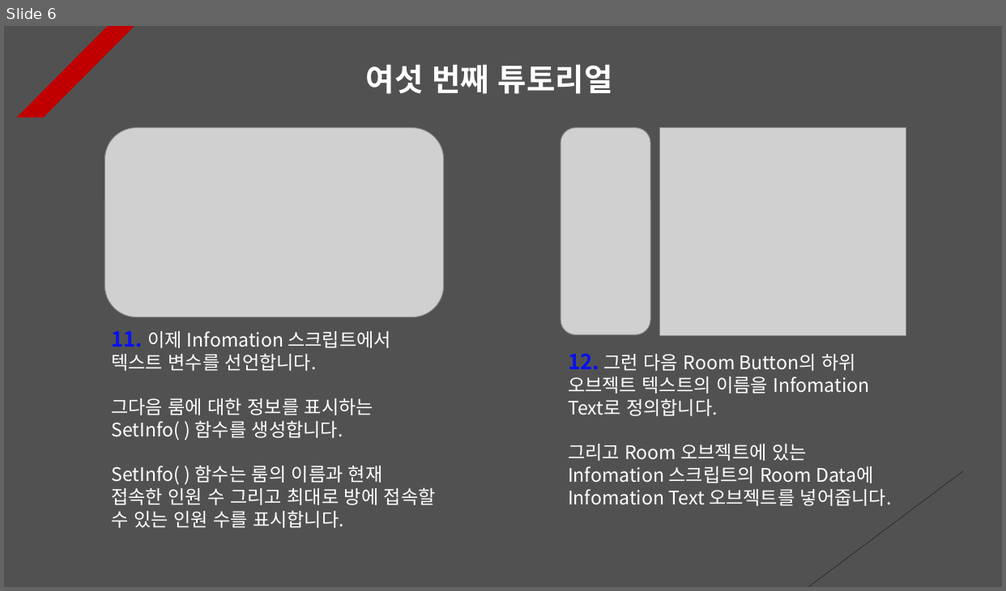
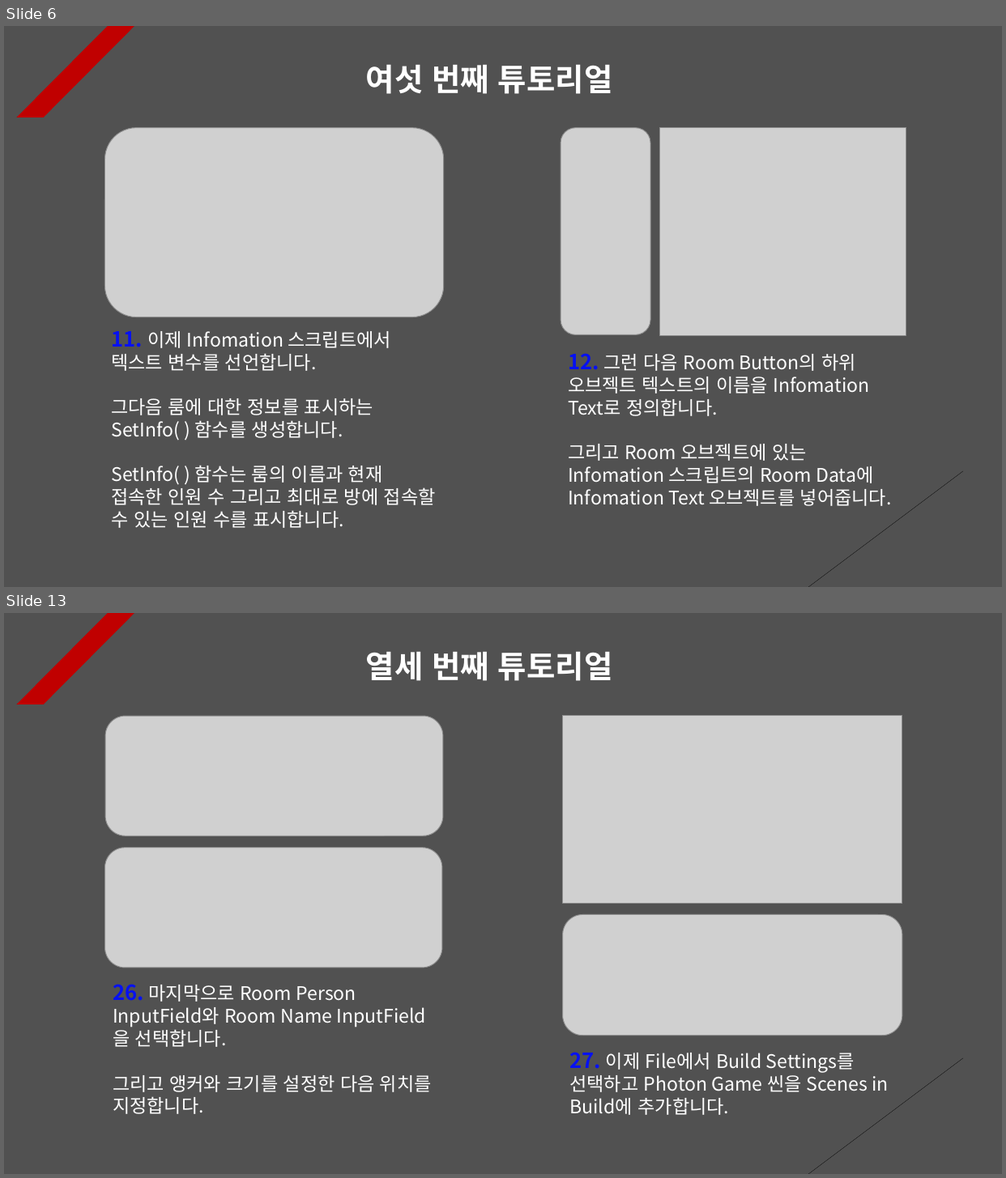
Before and after one commit to Unity2033/3D-UnityEngine, a slide deck: Assets/Class/Photon Server/PPT Data/Photon Room.pptx. Shown one above the other, each under a label of ours: slide 6 before the commit, slides 6 and 13 after it; the slides between them are not shown. The pictures are 1006x591 and 1006x1178 pixels, drawn with LibreOffice and Linux fonts; fonts in the diff are those of the drawing; grey boxes stand for pictures. Boxes give left, top, right and bottom in pixels: in the first picture for what was removed or moved away, otherwise in the second. Text is boxed around its words. In the diff, an @@ line names an element or a change of style, - is before the commit and + after.

Commit message:
Photon Synchronization Tutorial Renewal
- Delete terrain object

- Photon Synchronization Manual
  Remake

```diff
--- a/Assets/Class/Photon Server/PPT Data/Photon Room.pptx
+++ b/Assets/Class/Photon Server/PPT Data/Photon Room.pptx
@@ slide 13 added at <box>4,613,1002,1174</box>, background #515151; not listed: 2 template elements that a slide beside it also shows @@
@@ text added at <box>366,651,613,681</box>, 30 pt, text #FFFFFF, bold @@
+열세 번째 튜토리얼
@@ picture added at <box>105,717,443,836</box> @@
@@ picture added at <box>563,716,902,905</box> @@
@@ picture added at <box>105,848,443,968</box> @@
@@ picture added at <box>562,914,902,1036</box> @@
@@ text added at <box>113,984,432,1114</box>, 18 pt, text #FFFFFF @@
+26. 마지막으로 Room Person InputField와 Room Name InputField을 선택합니다.
+그리고 앵커와 크기를 설정한 다음 위치를 지정합니다.
@@ text added at <box>569,1052,889,1115</box>, 18 pt, text #FFFFFF @@
+27. 이제 File에서 Build Settings를 선택하고 Photon Game 씬을 Scenes in Build에 추가합니다.
```
Also in this commit, not shown: 6 other slides added, 13 other files.
